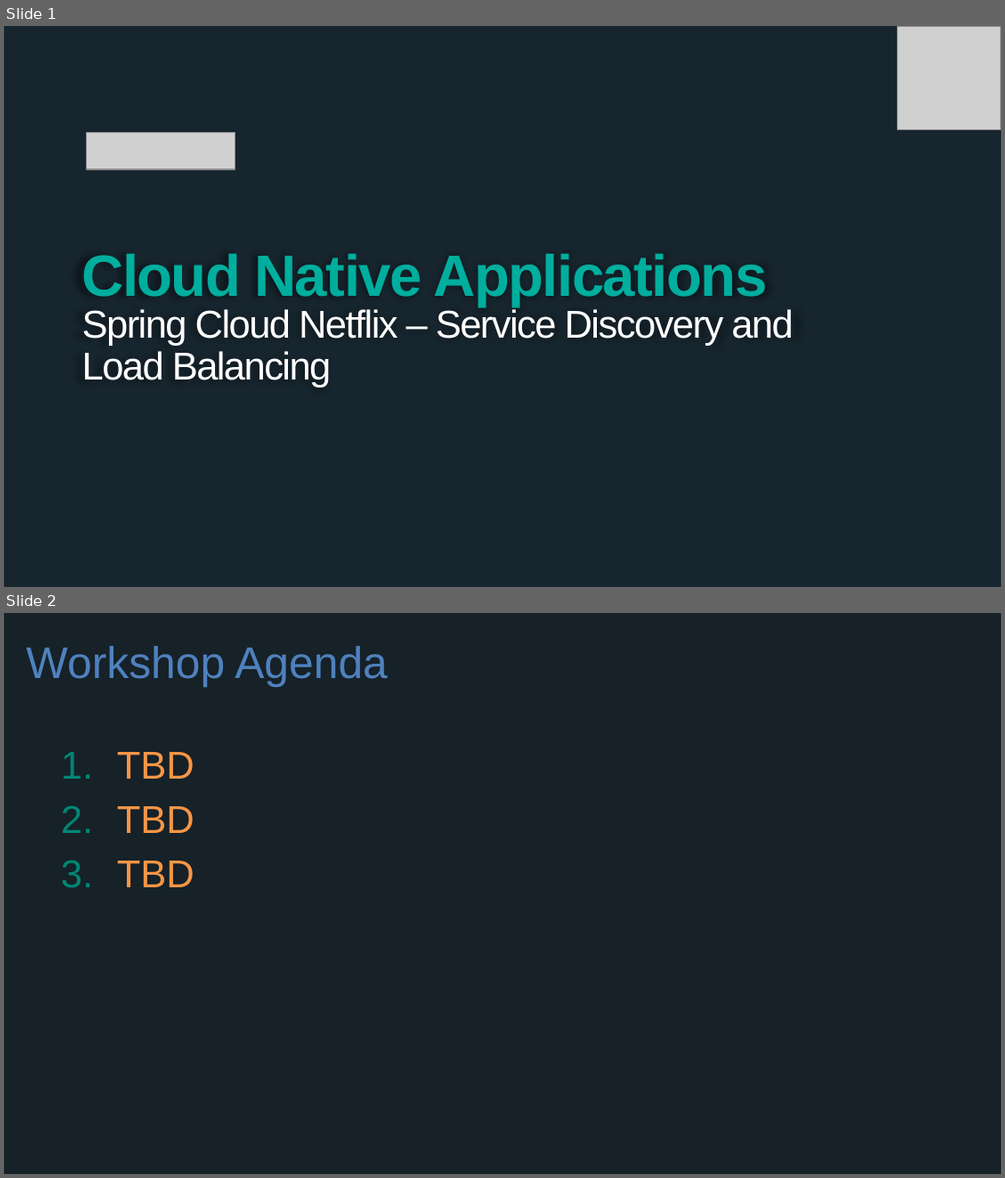
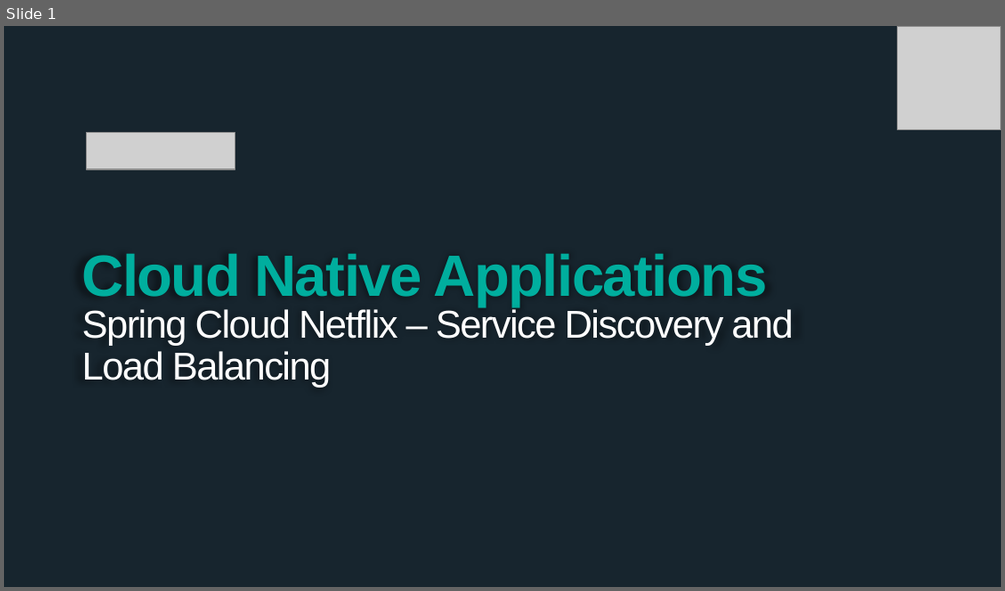
Before and after one commit to wxlund/CN-Workshop-Boeing, a slide deck: presentations/Session_7_SC_Discovery_LB.pptx. Shown one above the other, each under a label of ours: slides 1 and 2 before the commit, slide 1 after it. The pictures are 1005x1178 and 1005x591 pixels, drawn with LibreOffice and Linux fonts; fonts in the diff are those of the drawing; grey boxes stand for pictures; background and template pictures are left out. Boxes give left, top, right and bottom in pixels: in the first picture for what was removed or moved away, otherwise in the second. Text is boxed around its words. In the diff, an @@ line names an element or a change of style, - is before the commit and + after.

```diff
--- a/presentations/Session_7_SC_Discovery_LB.pptx
+++ b/presentations/Session_7_SC_Discovery_LB.pptx
@@ slide 2 removed at bbox=[4, 613, 1001, 1174], background #162128 @@
@@ title removed at bbox=[26, 646, 388, 688] @@
-Workshop Agenda
@@ text removed at bbox=[117, 752, 194, 887] @@
-1. TBD
-2. TBD
-3. TBD
```
Also in this commit, not shown: 11 slides added, 1 other file.
